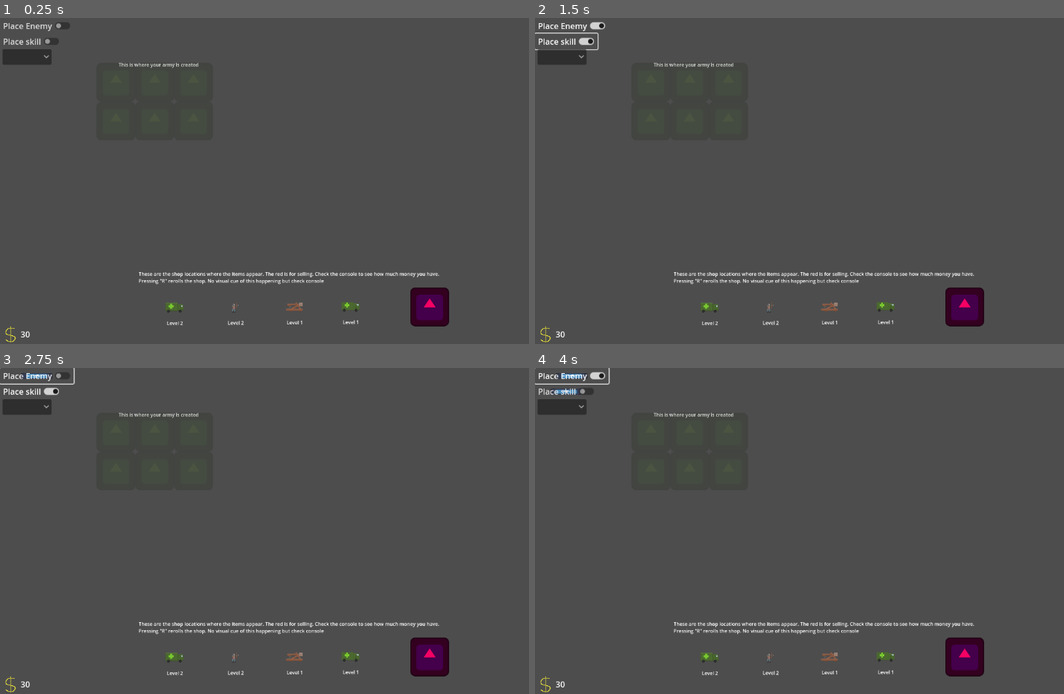
Above: before the commit, frames 1-4 (two rows, left to right).
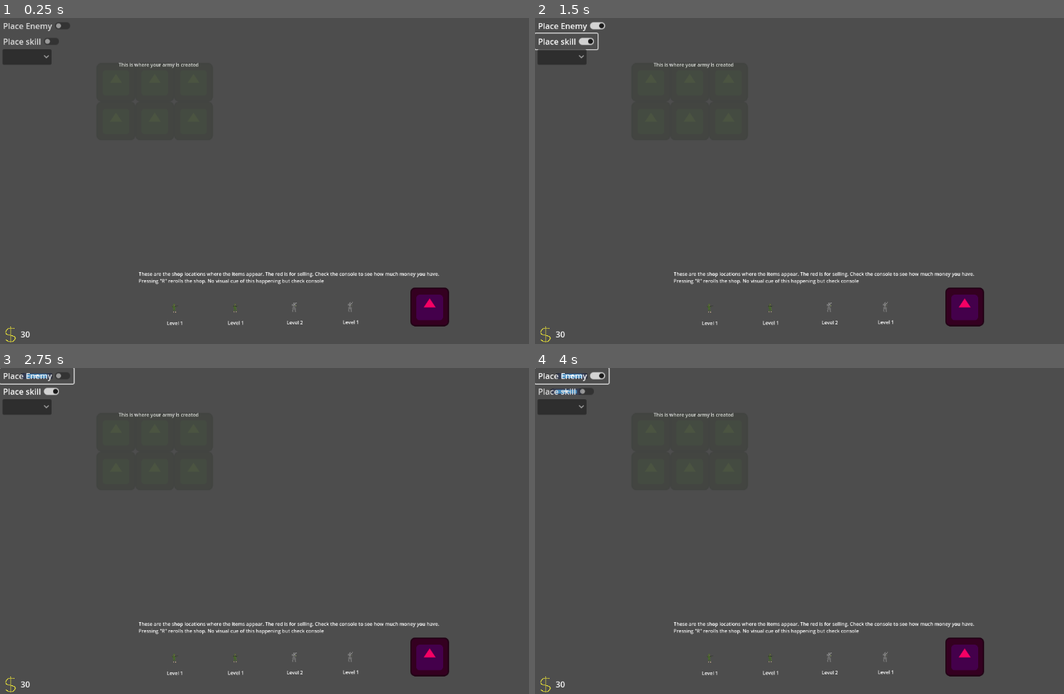
Above: after the commit, the same moments.

Repository: LorcanSmith/Armies
Game: Godot game, scene res://Scenes/main.tscn
The game is run twice, just before and just after one commit, with the same random seed, the same clock (stepped at 60 frames per second) and the same inputs. The engine's default icon, where the game draws it, is replaced by a stand-in: a white triangle on a blue panel in a dark square.
Inputs:
- Up to frame 1 (0.25 s): no input
- Up to frame 2 (1.5 s): click "Place Enemy" at 0.5 s; click "Place skill" at 1.25 s
- Up to frame 3 (2.75 s): click "Place Enemy" at 2 s
- Up to frame 4 (4 s): click "Place skill" at 2.75 s; click "Place Enemy" at 3.5 s

The runs differ from the first frame. In frame 1, 0.2% of the frame differs, in the area x 31-68%, y 87-95%; in frame 2, 0.2%; in frame 3, 0.2%; in frame 4, 0.2%.

Commit message:
units now automatically get their id from the dictionary

Diff:
--- a/Prefabs/Units/Level2/archer_unit_LVL2.tscn
+++ b/Prefabs/Units/Level2/archer_unit_LVL2.tscn
@@ -11,9 +11,6 @@
 skill_spawn_amount = 5
 skill_spawn_random = true
 skill_damage = 7
-
-[node name="buffs" parent="." index="0"]
-damage_buff = 0
 
 [node name="CollisionShape2D" parent="skill_locations/location/skill_area2D" index="0"]
 shape = SubResource("CircleShape2D_11hi7")
@@ -91,13 +88,12 @@
 shape = SubResource("CircleShape2D_11hi7")
 
 [node name="Sprite2D" parent="." index="4"]
-texture_filter = 1
 texture = ExtResource("2_o20n7")
 
 [node name="Level" parent="Label" index="0"]
 offset_top = 0.0
 offset_bottom = 23.0
-text = "Level 1"
+text = "Level 2"
 
 [connection signal="area_entered" from="skill_locations/location2/skill_area2D" to="." method="_on_skill_area_2d_area_entered"]
 [connection signal="area_exited" from="skill_locations/location2/skill_area2D" to="." method="_on_skill_area_2d_area_exited"]
--- a/Scripts/Shop/item_script.gd
+++ b/Scripts/Shop/item_script.gd
@@ -4,7 +4,7 @@
 var dictionary = load("res://Scripts/Units/dictionary.gd")
 #Unit ID, refer to UNIT ID document
 #Items that aren't units do not need an ID
-@export var unit_ID : int = -1
+var unit_ID : int = -1
 #Can this item be upgraded further?
 @export var can_be_upgraded : bool = true
 #Keeps track of if the unit is over a potential upgrade
--- a/Scripts/Shop/shop_item_generator.gd
+++ b/Scripts/Shop/shop_item_generator.gd
@@ -2,6 +2,9 @@
 
 #Places where shop items show up
 var item_locations = []
+
+#Dictionary containing all units
+var dictionary = load("res://Scripts/Units/dictionary.gd")
 
 #Folder containing shop items
 var level1_folder = "res://Prefabs/Shop Items/Level1/"
@@ -22,10 +25,11 @@
 func show_new_items():
 	#Displays a new item for each shop item location
 	for location in item_locations.size():
-		#Chooses a random item and loads the item from the path
+		#Chooses a random item and loads the item from the path, gets it unit_ID
 		var chosen_item = choose_random_item()
 		#Spawns in the chosen item as a new item in the shop
-		var new_item = chosen_item.instantiate()
+		var new_item = chosen_item[0].instantiate()
+		new_item.unit_ID = chosen_item[1]
 		#Sets the new items' parent to be the item location in the shop
 		item_locations[location].add_child(new_item)
 		#Sets the new items' location to be that of its parent (the shop item location)
@@ -33,17 +37,24 @@
 
 #Chooses a random item
 func choose_random_item():
-	var random_folder = randi_range(1,3)
+	var dictionary_instance = dictionary.new()
+	var random_item = (randi_range(1,(dictionary_instance.item_scenes.size()/3))*3)
 	#Gets a random number within the range of how many items there are
-	var random_item = randi_range(0, level1_items.size()-1)
+	var random_level = randi_range(1,3)
 	var loaded_item
-	if(random_folder == 1):
-		loaded_item = load(str(level1_folder + level1_items[random_item]))
-	elif(random_folder == 2):
-		loaded_item = load(str(level2_folder + level2_items[random_item]))
-	elif(random_folder == 3):
-		loaded_item = load(str(level3_folder + level3_items[random_item]))
-	return loaded_item
+	if(random_level == 1):
+		random_item = random_item-3
+		loaded_item = dictionary_instance.item_scenes[random_item]
+	elif(random_level == 2):
+		#Gets the unit ID
+		random_item = random_item-2
+		loaded_item = dictionary_instance.item_scenes[random_item]
+	elif(random_level == 3):
+		#Gets the unit ID
+		random_item = random_item-1
+		loaded_item = dictionary_instance.item_scenes[random_item]
+	#print(random_item)
+	return [loaded_item, (random_item)]
 
 
 #Finds all items in folders
